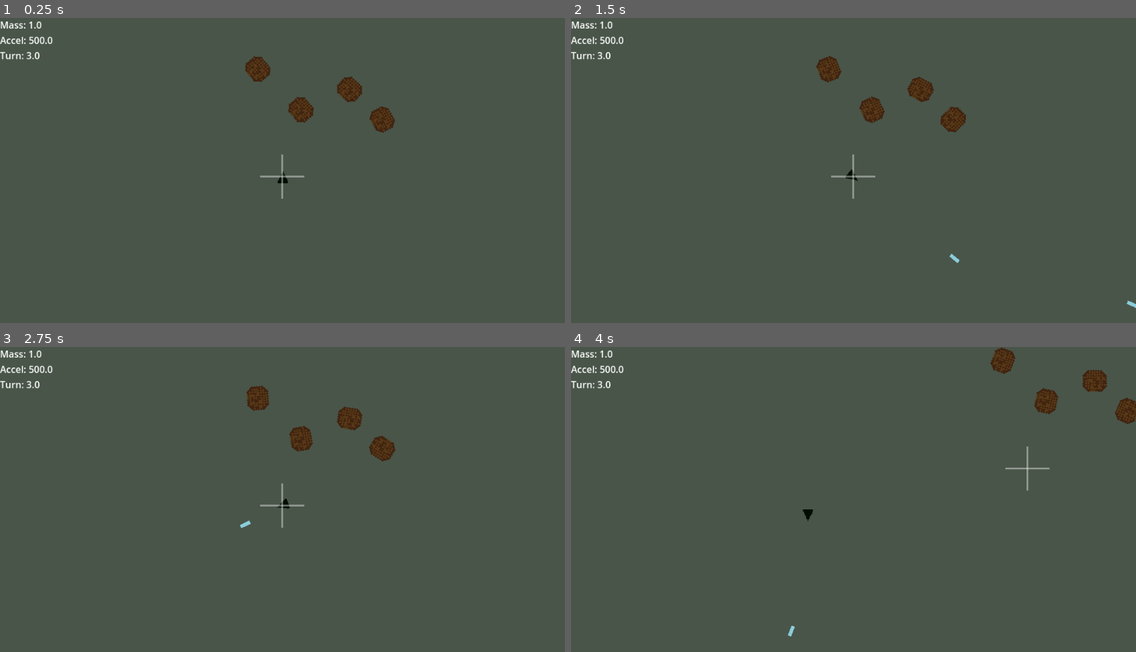
Above: before the commit, frames 1-4 (two rows, left to right).
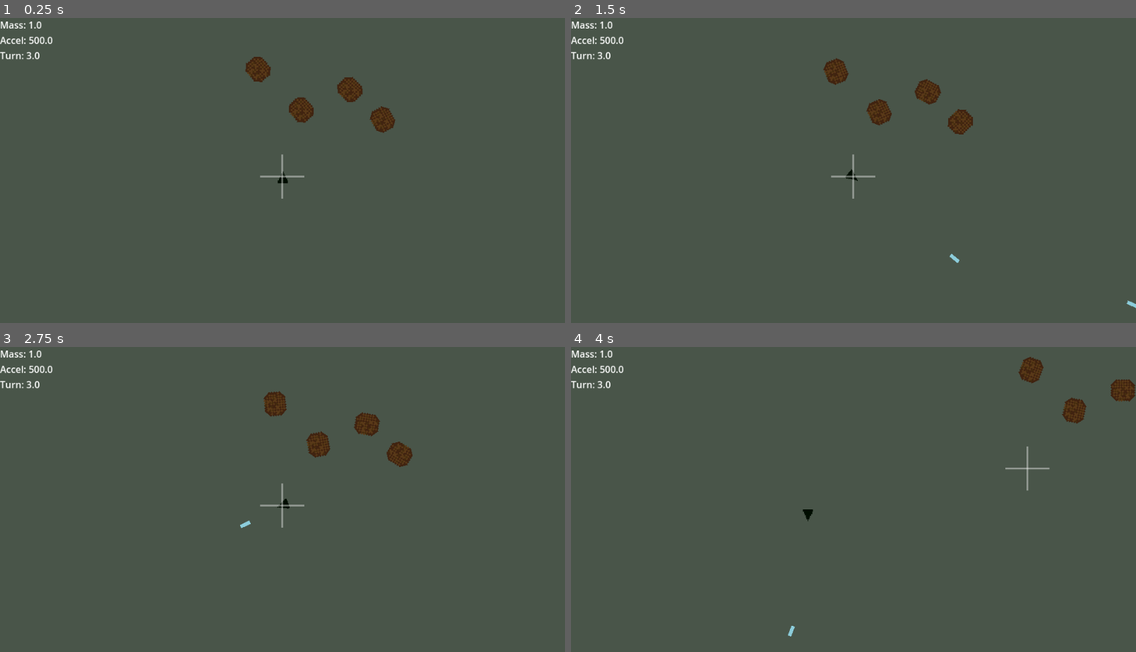
Above: after the commit, the same moments.

Repository: DMAlexander/katamari-asteroids
Game: Godot game, scene res://scenes/levels/test_level.tscn
The game is run twice, just before and just after one commit, with the same random seed, the same clock (stepped at 60 frames per second) and the same inputs.
Inputs:
- Up to frame 1 (0.25 s): no input
- Up to frame 2 (1.5 s): hold D (move_right) 0.53-1.28 s; hold Space (shoot) 0.53-1.28 s; hold S (brake) from 1.28 s (still down); tap Space (shoot) at 1.35 s
- Up to frame 3 (2.75 s): release S (brake) at 2.03 s; hold D (move_right) from 2.03 s (still down); hold Space (shoot) from 2.03 s (still down)
- Up to frame 4 (4 s): release D (move_right) at 2.78 s; release Space (shoot) at 2.78 s; hold W (move_forward) 2.78-3.53 s; tap Space (shoot) at 2.85 s; hold A (move_left) from 3.53 s (still down); hold Space (shoot) from 3.53 s (still down)

The runs differ from the first frame. In frame 1, less than 0.1% of the frame differs, in the area x 43-70%, y 12-38%; in frame 2, 0.9%; in frame 3, 1.8%, in the area x 43-73%, y 12-40%; in frame 4, 1.8%.

Commit message:
Other minor changes

Diff:
--- a/scenes/arena/arena.gd
+++ b/scenes/arena/arena.gd
@@ -3,7 +3,7 @@
 @export var size := Vector2(2000, 1200)
 @export var show_debug := true
 
-
+@export var world_drift := Vector2(12, 4)
 
 # -------------------------
 # INIT
--- a/scenes/debris/debris.gd
+++ b/scenes/debris/debris.gd
@@ -15,7 +15,12 @@
 
 var velocity := Vector2.ZERO
 
+
+
+
+
 func _ready():
+	add_to_group("debris")
 	apply_size_data()
 	spin_speed = randf_range(-1.2, 1.2)
 
@@ -36,6 +41,10 @@
 			health = 1
 
 func _process(delta):
+
+	var arena = get_tree().current_scene.get_node("Arena")
+	if arena:
+		velocity += arena.world_drift * delta
 
 	global_position += velocity * delta
 	velocity *= 0.98
